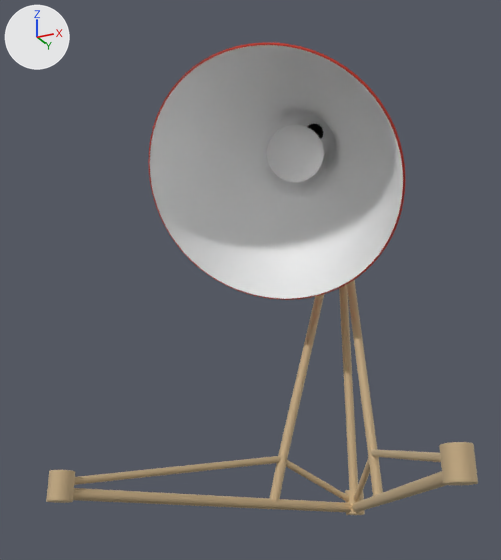
The glTF model assets/Lamp01.glb, before and after one commit.
One viewpoint serves both versions: a 50 mm camera at (0.619, -1.532, -0.112) aimed at (-0.11, -0.076, 0.544). The lights are fixed; the arrows at upper left show +X, +Y and +Z. Where no turn or scale is listed for an object, it has been applied to the vertices.

Names of what the first picture shows: 'Delightfull_Diana_table_lamp_mat(1)'.
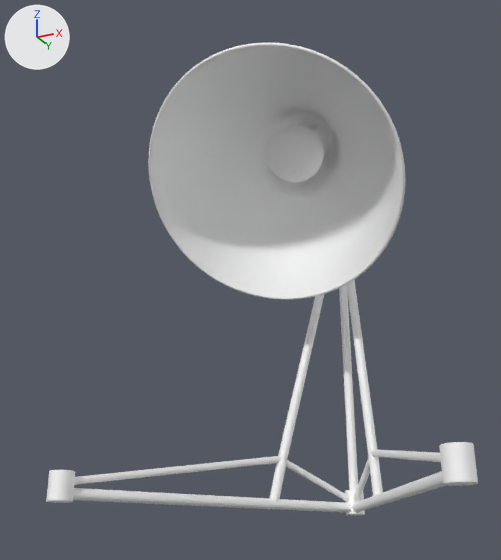
The newer file is also rescaled (x0.606) as a whole; pictures and numbers use the older file's frame.

Changed parts and their boxes [x1, y1, x2, y2] in the pictures (501 x 560 px):
'Delightfull_Diana_table_lamp_mat(1)', recoloured (beige to white): [46, 43, 478, 515] in both

The change, as a list of edits to the scene's bpy script:
```text
Change mat_delightfull_diana_table_lamp_mat_1__mtl_1:
    remove n2 = _N.new('ShaderNodeMix'); n2.name = 'Mix'
    remove n2.data_type = 'RGBA'
    remove n2.blend_type = 'MULTIPLY'
    remove n2.inputs[0].default_value = 1.0  # 'Factor'
    remove n2.inputs[7].default_value = (0.737, 0.604, 0.404, 1.0)  # 'B', beige #dfccaa
    where n0 = _N.new('ShaderNodeBsdfPrincipled'); n0.name = 'Principled BSDF'
    where n3 = _N.new('ShaderNodeVertexColor'); n3.name = 'Color Attribute'
    remove _L.new(n2.outputs[2], n0.inputs[0])  # 'Result' to 'Base Color'
    remove _L.new(n3.outputs[0], n2.inputs[6])  # 'Color' to 'A'
    add _L.new(n3.outputs[0], n0.inputs[0])  # 'Color' to 'Base Color'
Change mat_delightfull_diana_table_lamp_mat_1__mtl_3:
    remove n2 = _N.new('ShaderNodeMix'); n2.name = 'Mix'
    remove n2.data_type = 'RGBA'
    remove n2.blend_type = 'MULTIPLY'
    remove n2.inputs[0].default_value = 1.0  # 'Factor'
    remove n2.inputs[7].default_value = (0.725, 0.098, 0.0667, 1.0)  # 'B', red #dd5849
    where n0 = _N.new('ShaderNodeBsdfPrincipled'); n0.name = 'Principled BSDF'
    where n3 = _N.new('ShaderNodeVertexColor'); n3.name = 'Color Attribute'
    remove _L.new(n2.outputs[2], n0.inputs[0])  # 'Result' to 'Base Color'
    remove _L.new(n3.outputs[0], n2.inputs[6])  # 'Color' to 'A'
    add _L.new(n3.outputs[0], n0.inputs[0])  # 'Color' to 'Base Color'
```
